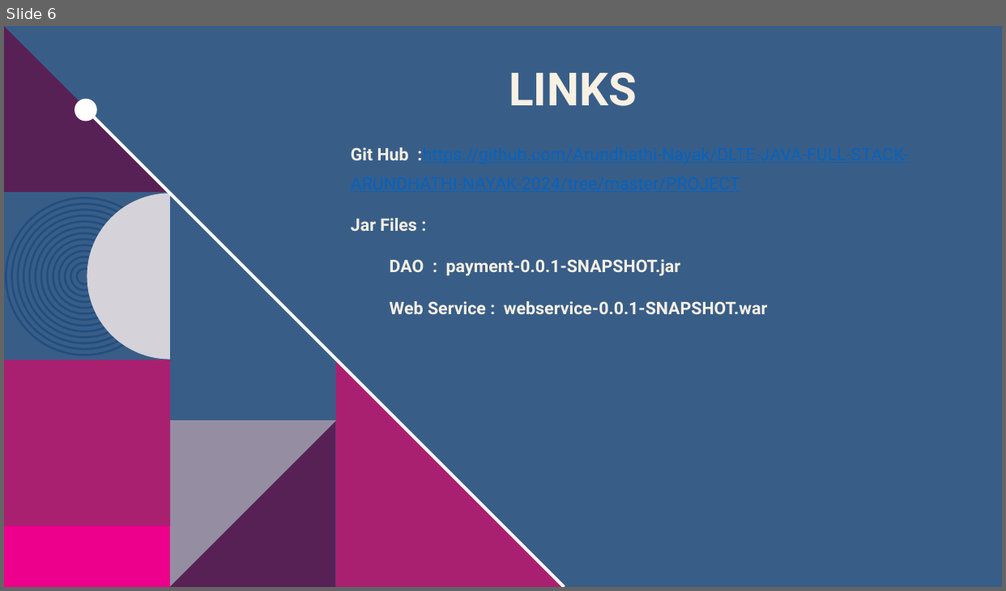
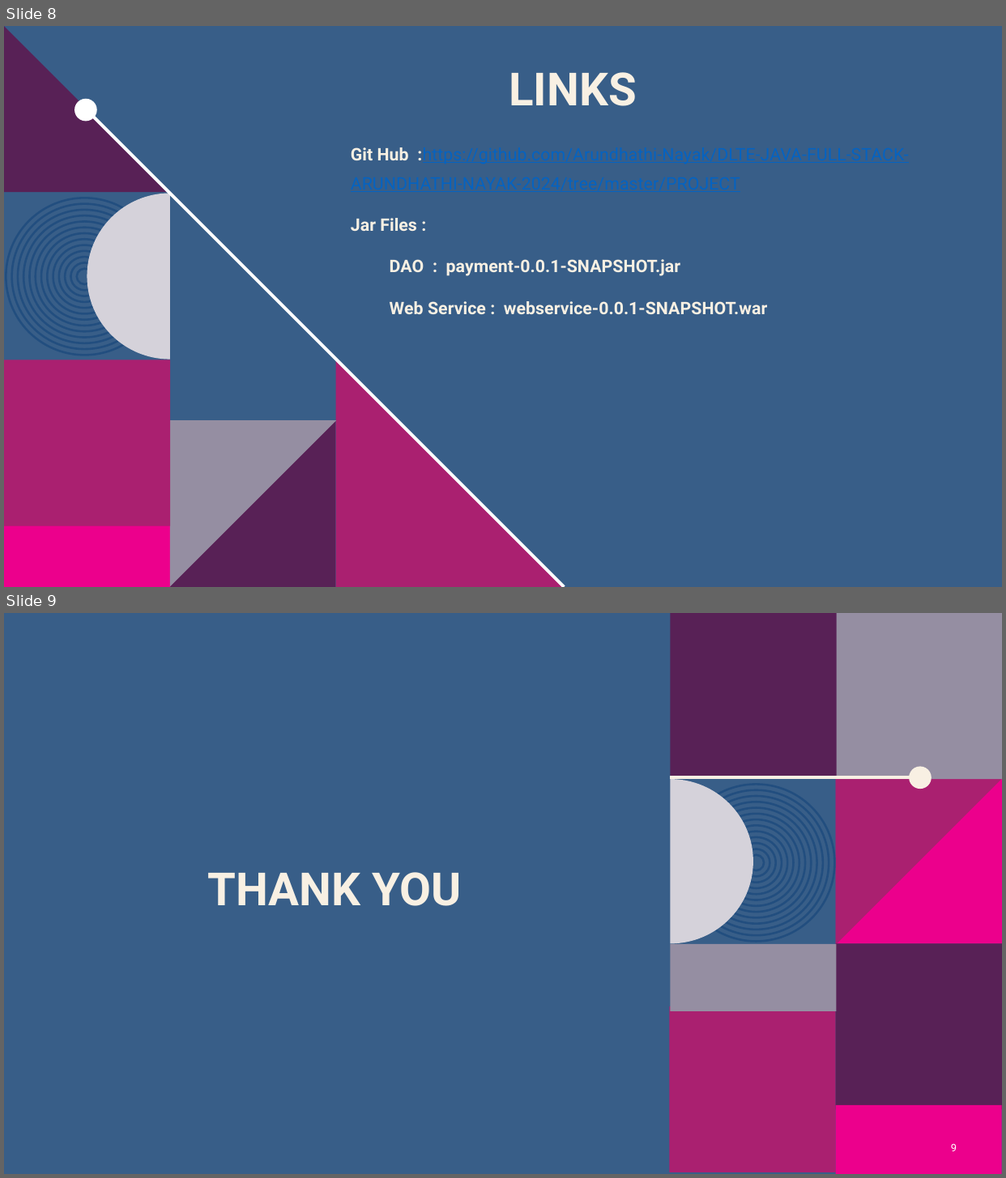
Before and after one commit to Arundhathi-Nayak/DLTE-JAVA-FULL-STACK-ARUNDHATHI-NAYAK-2024, a slide deck: PROJECT/Database-Documentation/MyBANK BANKING APPLICARTION.pptx. Shown one above the other, each under a label of ours: slide 6 before the commit, slides 8 and 9 after it. The pictures are 1006x591 and 1006x1178 pixels, drawn with LibreOffice and Linux fonts; fonts in the diff are those of the drawing; background and template pictures are left out. Boxes give left, top, right and bottom in pixels: in the first picture for what was removed or moved away, otherwise in the second. Text is boxed around its words. In the diff, an @@ line names an element or a change of style, - is before the commit and + after.

```diff
--- a/PROJECT/Database-Documentation/MyBANK BANKING APPLICARTION.pptx
+++ b/PROJECT/Database-Documentation/MyBANK BANKING APPLICARTION.pptx
@@ slide 9 added at bbox=[4, 613, 1002, 1174], background #385E88 @@
@@ group added at bbox=[670, 613, 1002, 1174]: 14 ellipses, 7 rectangles, 2 freeform shapes, 1 line @@
@@ title added at bbox=[208, 872, 462, 906], 44 pt, text #F8F0E3, bold @@
+THANK YOU
@@ page number added at bbox=[951, 1144, 957, 1152], 10 pt, text #FFFFFF @@
+9
@@ what was slide 6 is now slide 8 @@
```
Also in this commit, not shown: 2 slides changed, 2 other slides added, 53 other files.
